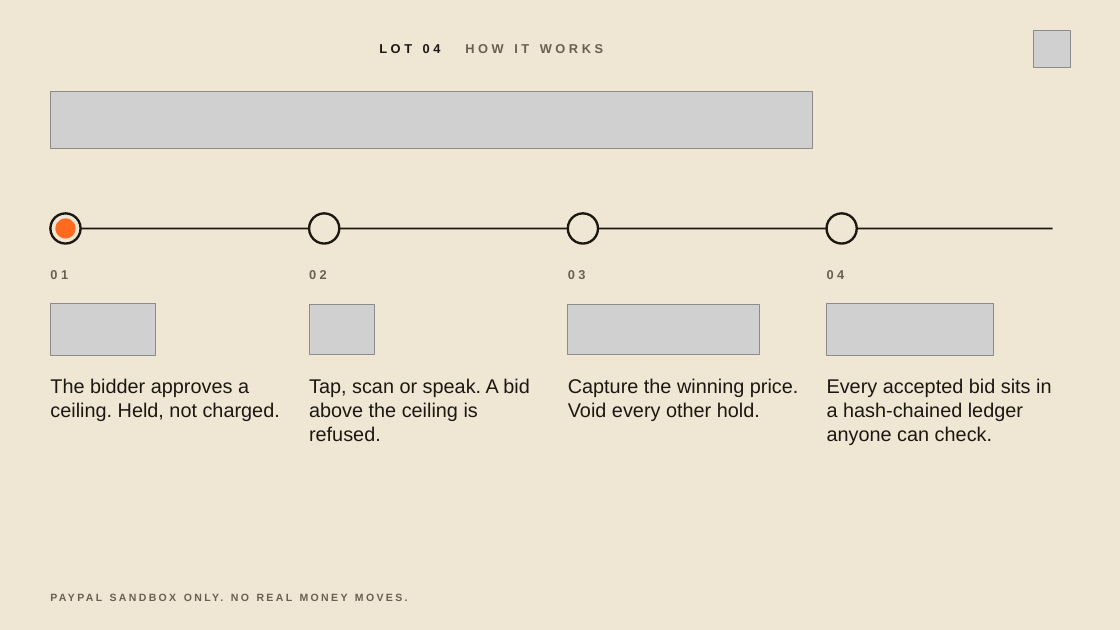
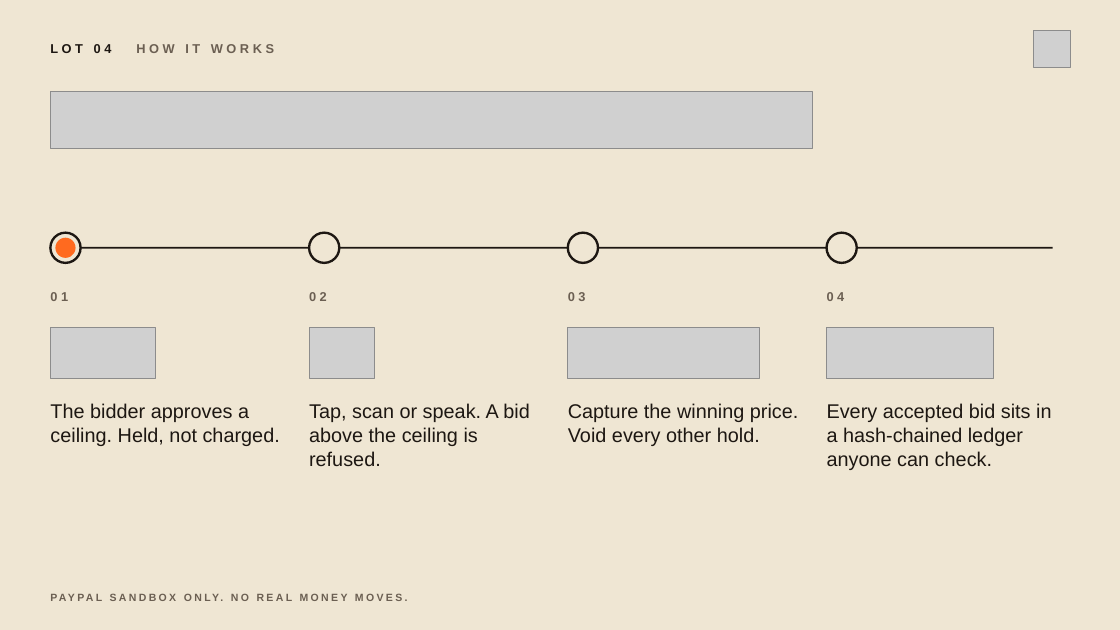
Before and after one commit to harshbhx/gavel-auction, a slide deck: slide 5 of brand/devpost/judges/GAVEL-judge-deck.pptx. Drawn at 1120x630 pixels with LibreOffice and Linux fonts; fonts in the diff are those of the drawing; grey boxes stand for pictures. Boxes give left, top, right and bottom in pixels: in the first picture for what was removed or moved away, otherwise in the second. Text is boxed around its words. In the diff, an @@ line names an element or a change of style, - is before the commit and + after.

```diff
--- a/brand/devpost/judges/GAVEL-judge-deck.pptx
+++ b/brand/devpost/judges/GAVEL-judge-deck.pptx
@@ title "LOT 04 HOW IT WORKS" at <box>50,44,274,53</box>: alignment centre to left @@
@@ 5 ellipses, 4 texts, 1 line: place and size @@
-5 ellipses, 4 texts, 1 line at <box>50,213,1053,279</box>
+5 ellipses, 4 texts, 1 line at <box>50,233,1053,301</box>
@@ 4 pictures, 4 texts: place and size @@
-4 pictures, 4 texts at <box>50,303,1051,445</box>
+4 pictures, 4 texts at <box>50,327,1051,470</box>
```
Also in this commit, not shown: 13 other slides changed, 4 other files.
